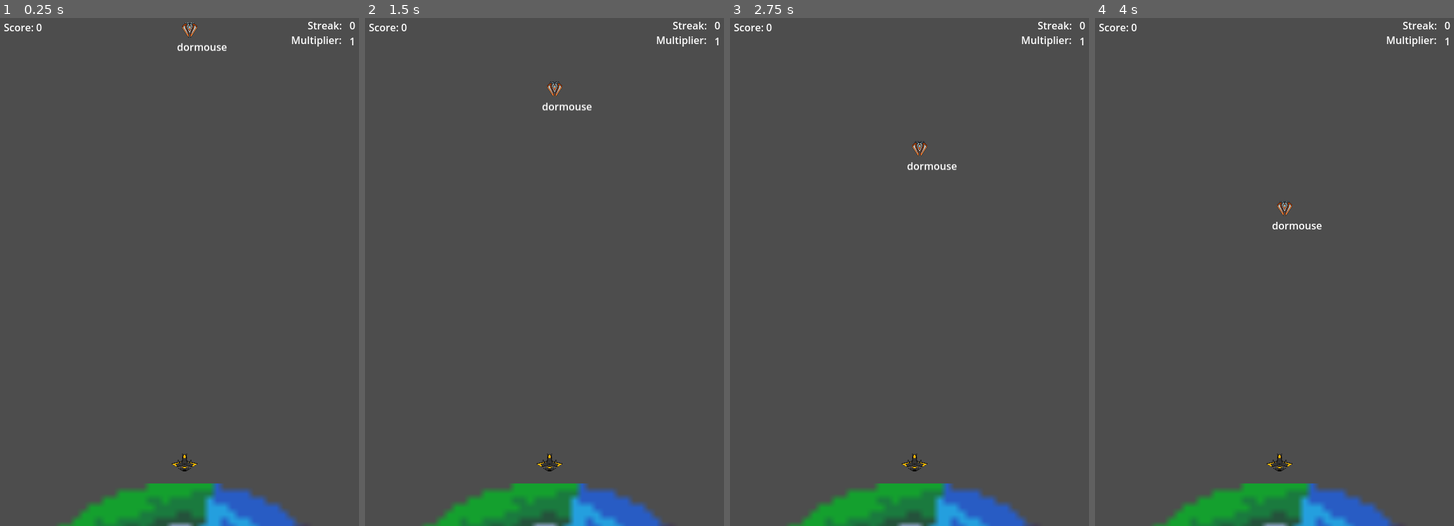
Above: before the commit, frames 1-4 (left to right).
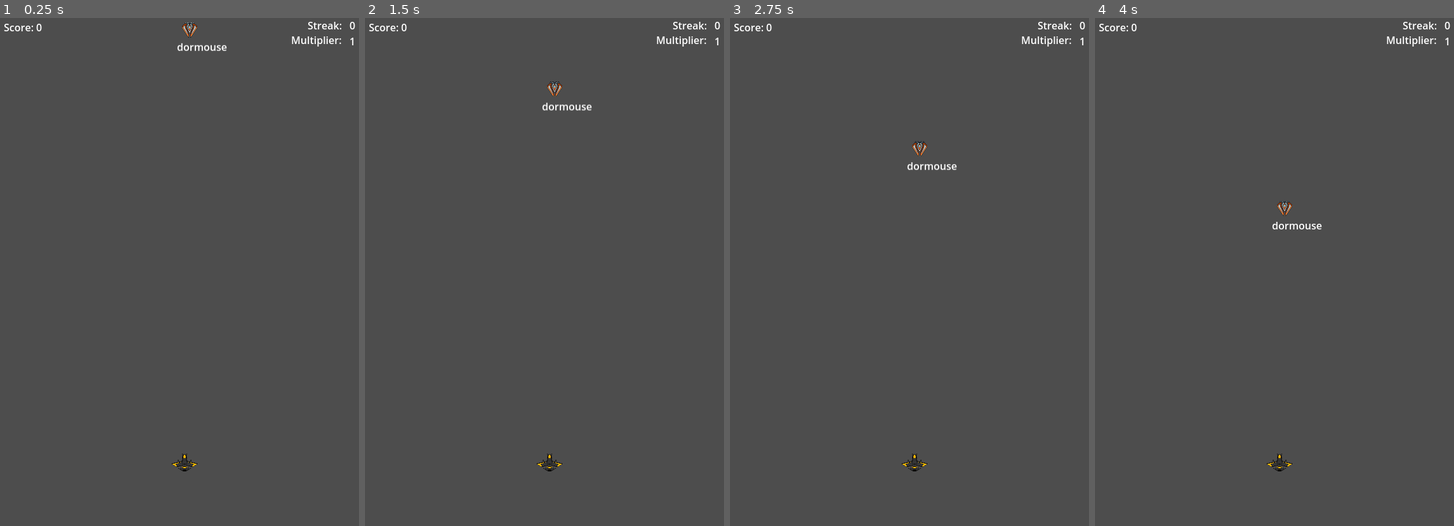
Above: after the commit, the same moments.

Repository: emilabraham/SimpleType
Game: Godot game, scene res://main.tscn
Same seed, same stepped clock (60 frames per second), same inputs: the game is played once before the commit and once after it. The engine's default icon, where the game draws it, is replaced by a stand-in: a white triangle on a blue panel in a dark square.
Inputs:
- Up to frame 1 (0.25 s): no input
- Up to frame 2 (1.5 s): tap Enter at 0.5 s
- Up to frame 3 (2.75 s): no input
- Up to frame 4 (4 s): tap Space at 2.75 s; tap Enter at 3.5 s

The runs differ from the first frame. In frame 1, 4.1% of the frame differs, in the area x 16-84%, y 91-100%; in frame 2, 4.1%; in frame 3, 4.1%; in frame 4, 4.1%.

Commit message:
remove planet node

Diff:
--- a/main.tscn
+++ b/main.tscn
@@ -1,8 +1,7 @@
-[gd_scene load_steps=6 format=3 uid="uid://bh042utk4jn1a"]
+[gd_scene load_steps=5 format=3 uid="uid://bh042utk4jn1a"]
 
 [ext_resource type="Script" path="res://main.gd" id="1_qnr2i"]
 [ext_resource type="PackedScene" uid="uid://d042jju7p3wxg" path="res://hud.tscn" id="3_at8w2"]
-[ext_resource type="Texture2D" uid="uid://445m6n3hkcju" path="res://assets/Terran.png" id="5_j2x0u"]
 [ext_resource type="Texture2D" uid="uid://clftvvcsnvpia" path="res://assets/Spaceship_01_YELLOW.png" id="5_s05e3"]
 [ext_resource type="Script" path="res://Ship.gd" id="6_0i4ph"]
 
@@ -16,8 +15,3 @@
 scale = Vector2(0.105, 0.105)
 texture = ExtResource("5_s05e3")
 script = ExtResource("6_0i4ph")
-
-[node name="Planet" type="Sprite2D" parent="."]
-position = Vector2(299, 994)
-scale = Vector2(11.6572, 10.8743)
-texture = ExtResource("5_j2x0u")
